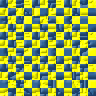
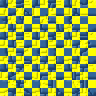
Layers edited between the first and the second 96×96 image:
pixels changed over [0, 0, 96, 96] (layer not identified)
